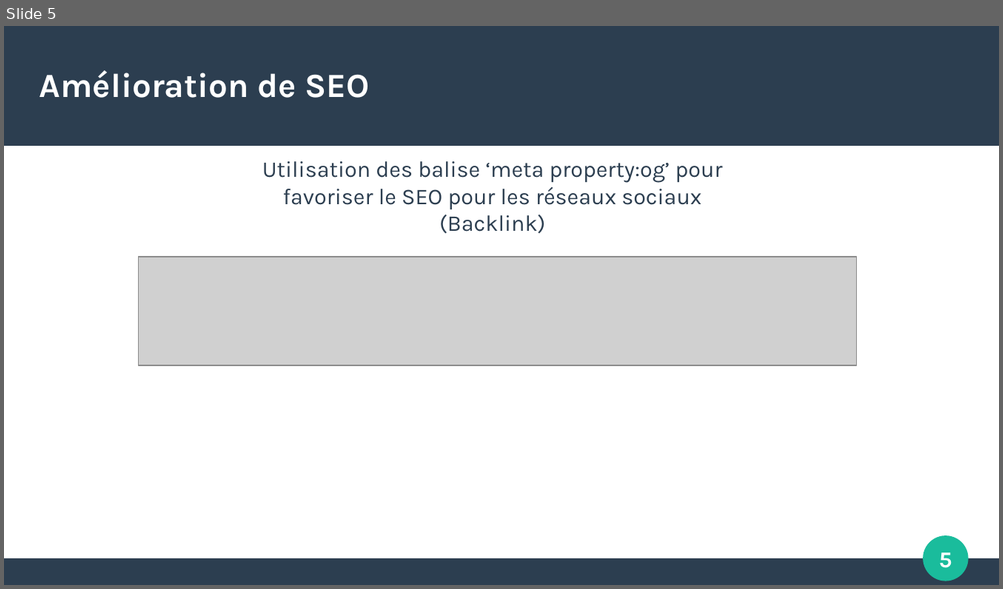
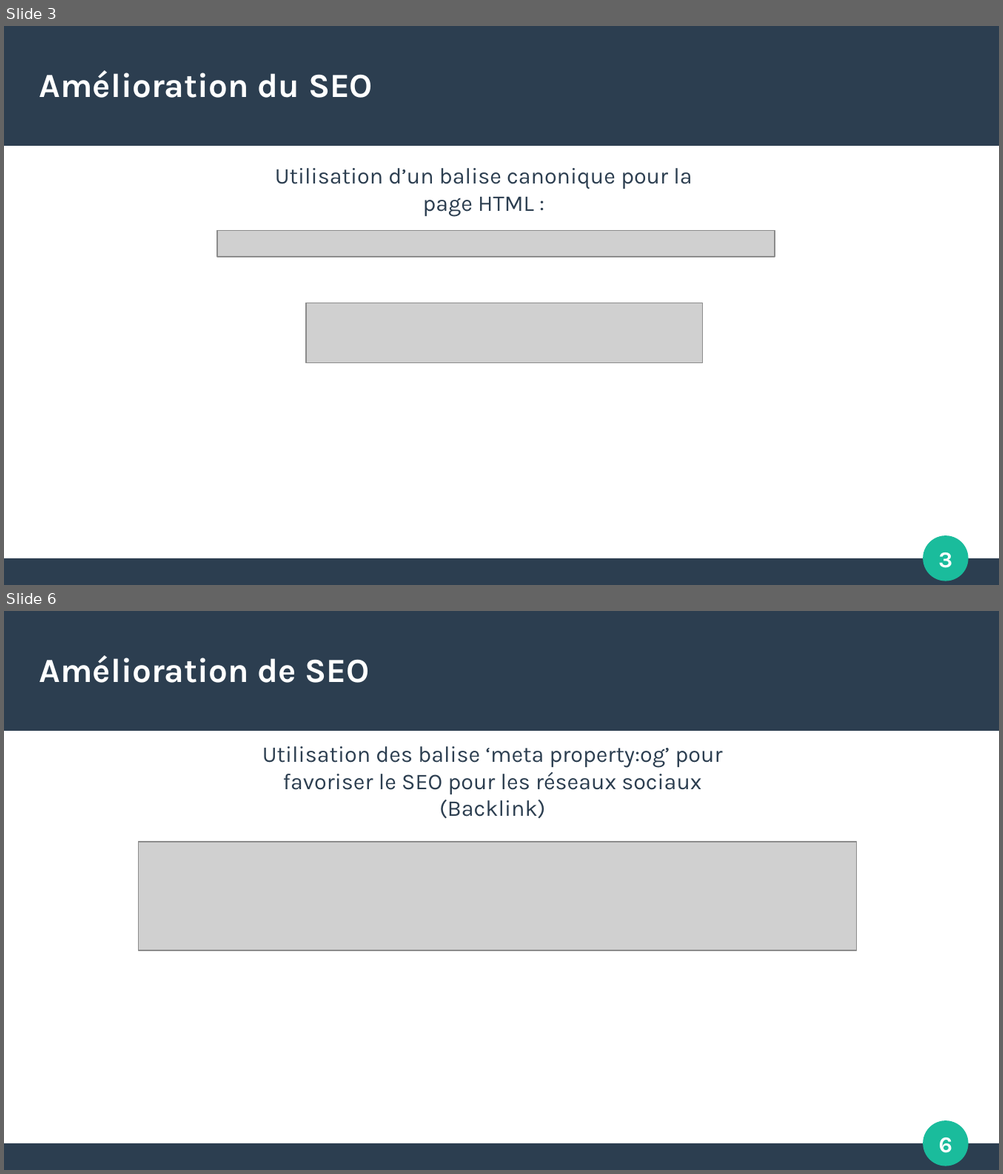
Before and after one commit to pigloo63/Projet4OPC, a slide deck: Docs/Rapport d'optimisation.odp. Shown one above the other, each under a label of ours: slide 5 before the commit, slides 3 and 6 after it; the slides between them are not shown. The pictures are 1003x589 and 1003x1174 pixels, drawn with LibreOffice and Linux fonts; fonts in the diff are those of the drawing; grey boxes stand for pictures. Boxes give left, top, right and bottom in pixels: in the first picture for what was removed or moved away, otherwise in the second. Text is boxed around its words. In the diff, an @@ line names an element or a change of style, - is before the commit and + after.

```diff
--- a/Docs/Rapport d'optimisation.odp
+++ b/Docs/Rapport d'optimisation.odp
@@ slide 3 added at bbox=[4, 26, 999, 585], background #FFFFFF; not listed: 4 template elements that a slide beside it also shows @@
@@ title added at bbox=[40, 70, 373, 98], 27 pt, text #FFFFFF, bold @@
+Amélioration du SEO
@@ text added at bbox=[275, 168, 691, 217], 18 pt, text #2C3E50 @@
+Utilisation d’un balise canonique pour la page HTML :
@@ picture added at bbox=[217, 231, 775, 257] @@
@@ picture added at bbox=[307, 303, 703, 363] @@
@@ what was slide 5 is now slide 6 @@
@@ page number at bbox=[939, 1138, 953, 1153]: text changed @@
-5
+6
```
Also in this commit, not shown: 6 slides changed, 8 other slides added, 8 slides removed, 5 other files.
